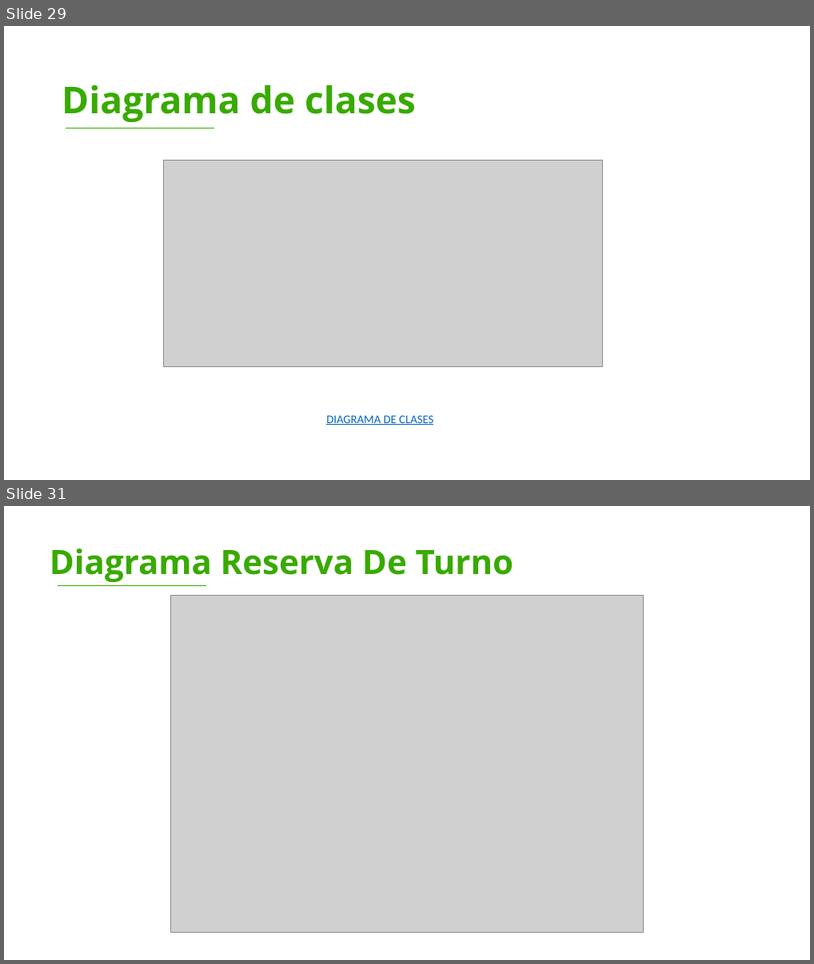
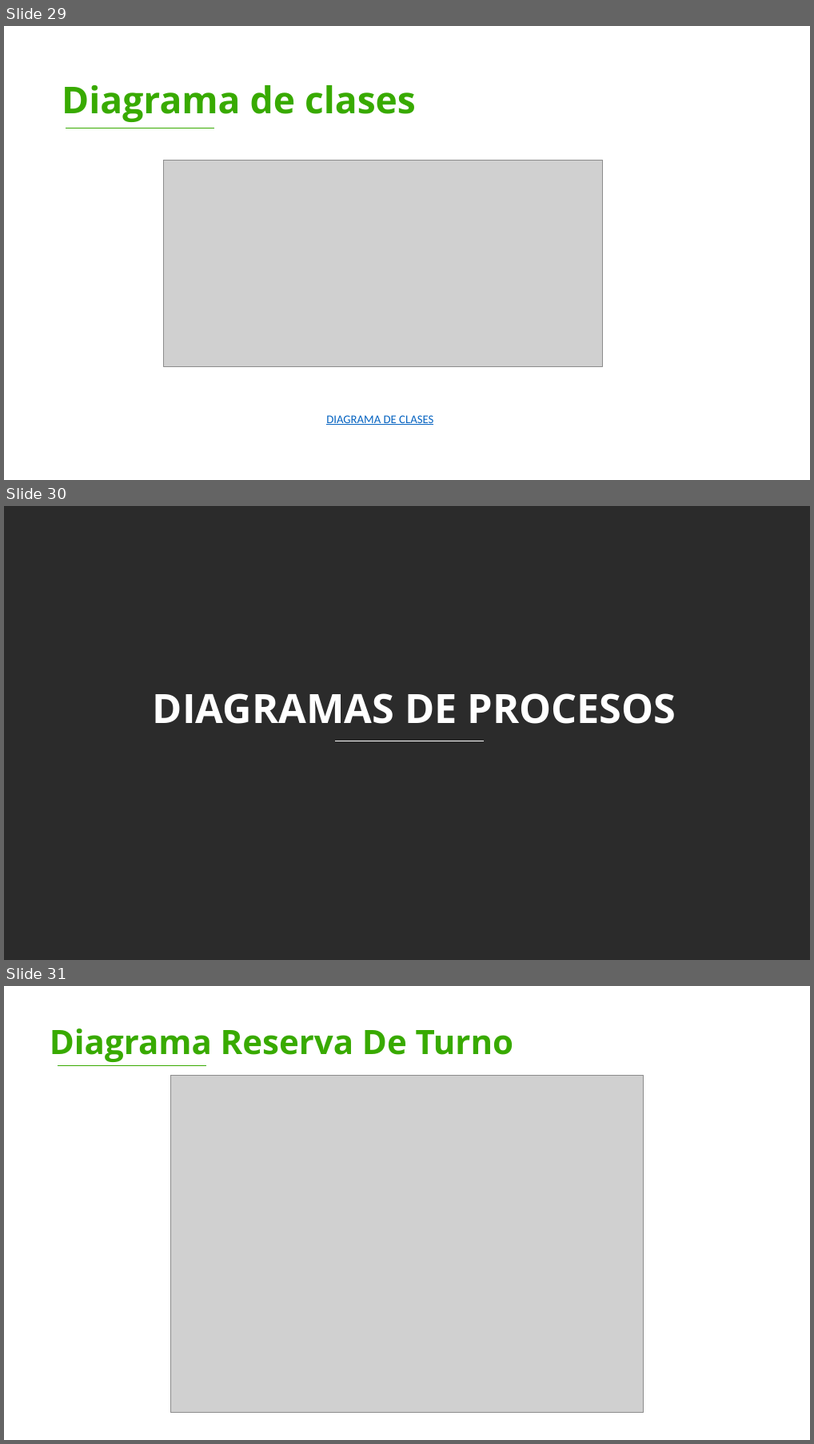
Before and after one commit to DavidV4iss/Master-Barber, a slide deck: PRESENTACION ENTRGABLES 2/Entregables 2.pptx. Shown one above the other, each under a label of ours: slides 29 and 31 before the commit, slides 29, 30 and 31 after it; the slides between them are not shown. The pictures are 814x964 and 814x1444 pixels, drawn with LibreOffice and Linux fonts; fonts in the diff are those of the drawing; grey boxes stand for pictures; background and template pictures are left out; a plain dark background stands for a picture behind light text. Boxes give left, top, right and bottom in pixels: in the first picture for what was removed or moved away, otherwise in the second. Text is boxed around its words. In the diff, an @@ line names an element or a change of style, - is before the commit and + after.

```diff
--- a/PRESENTACION ENTRGABLES 2/Entregables 2.pptx
+++ b/PRESENTACION ENTRGABLES 2/Entregables 2.pptx
@@ slide 30 added at (x1=4, y1=506, x2=810, y2=960), background picture (left out) @@
@@ text added at (x1=153, y1=693, x2=677, y2=724), 48 pt, text #FFFFFF, bold @@
+DIAGRAMAS DE PROCESOS
@@ line added from (335, 741) to (484, 741), #FFFFFF 1 pt @@
```
Also in this commit, not shown: 1 other slide added, 1 other file.
